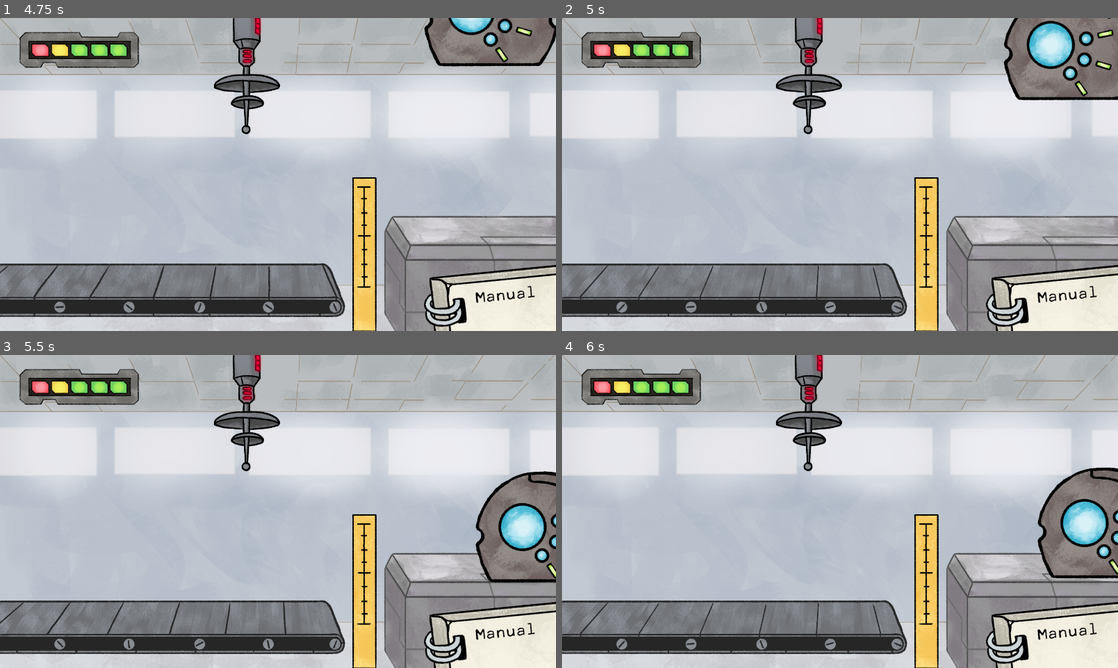
Above: before the commit, frames 1-4 (two rows, left to right).
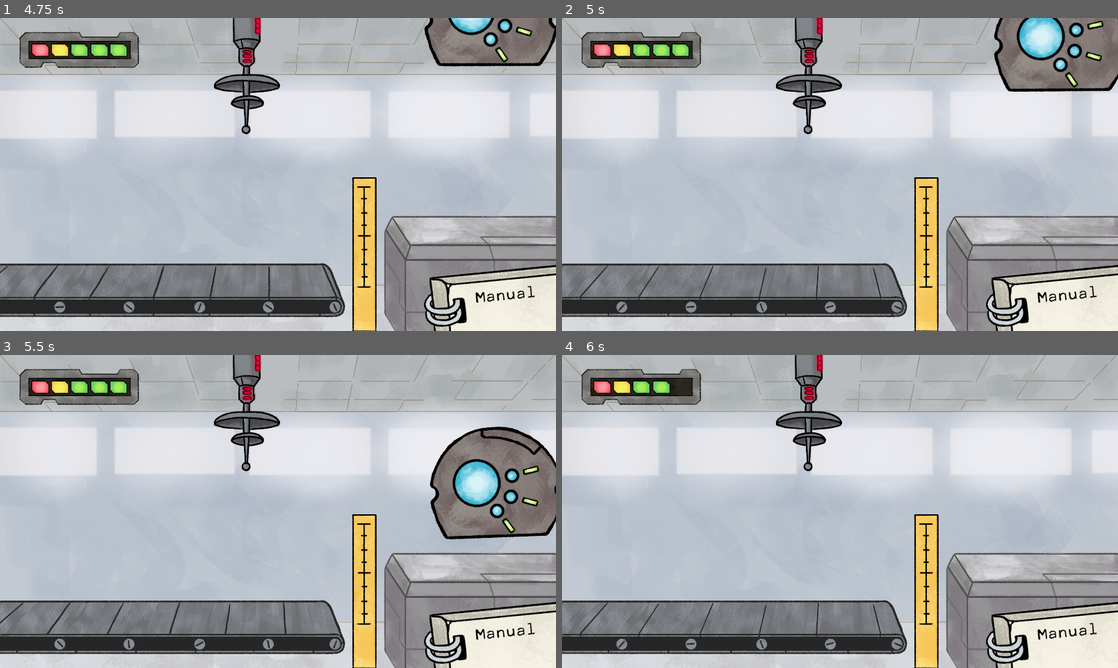
Above: after the commit, the same moments.

Repository: saadjiqbal/tip-the-scales
Game: Godot game, scene res://scenes/main_menu.tscn
Same seed, same stepped clock (60 frames per second), same inputs: the game is played once before the commit and once after it.
Inputs (mouse positions are in pixels of both pictures, inside the frame that each line leads up to):
- Up to frame 1 (4.75 s): click "start game" at 0.5 s; tap Enter (ui_accept) at 1.25, 1.35, 1.52, 1.82, 2.27, 2.3, 2.57, 3.05, 3.6, 3.77, 4.07, 4.52, 4.55 s; move the mouse to (400, 158) at 1.27 s; click (400, 158) at 1.42 s; move the mouse to (27, 237) at 2.02 s; click (27, 237) at 2.1 s; move the mouse to (333, 105) at 2.77 s; hold Right mouse button (RightClick) 2.78-3.53 s; click (333, 105) at 2.92 s; move the mouse to (250, 237) at 3.52 s; click (250, 237) at 3.67 s; move the mouse to (444, 221) at 4.27 s; press the mouse at (444, 221) at 4.28 s
- Up to frame 2 (5 s): tap Enter (ui_accept) at 4.82 s
- Up to frame 3 (5.5 s): move the mouse to (111, 464) at 5.02 s; release the mouse at (111, 464) at 5.03 s; right-click (111, 464) at 5.1 s; click (111, 464) at 5.17 s; tap Enter (ui_accept) at 5.27, 5.3 s
- Up to frame 4 (6 s): tap Enter (ui_accept) at 5.57, 5.85 s; move the mouse to (867, 511) at 5.77 s; click (867, 511) at 5.92 s

Frame 1 is identical in both runs. In frame 2, 3.5% of the frame differs, in the area x 77-100%, y 0-27%; in frame 3, 7.9%, in the area x 77-100%, y 22-73%; in frame 4, 4.5%.

Commit message:
Health bar and bug fixes

Diff:
--- a/scenes/game.tscn
+++ b/scenes/game.tscn
@@ -11,6 +11,15 @@
 [ext_resource type="PackedScene" path="res://manual.tscn" id="8_d6nrw"]
 [ext_resource type="PackedScene" uid="uid://cf8ua2wgbg8sc" path="res://scenes/pause_menu.tscn" id="9_s66rr"]
 [ext_resource type="PackedScene" uid="uid://bnom3816tvnmy" path="res://scenes/health_ui.tscn" id="11_i0i4r"]
+
+[sub_resource type="RectangleShape2D" id="RectangleShape2D_trbi2"]
+size = Vector2(2441, 100.5)
+
+[sub_resource type="RectangleShape2D" id="RectangleShape2D_c3hhp"]
+size = Vector2(91, 1036)
+
+[sub_resource type="RectangleShape2D" id="RectangleShape2D_31po2"]
+size = Vector2(124.75, 1229)
 
 [node name="Game" type="Node2D"]
 script = ExtResource("1_nx7mq")
@@ -77,4 +86,22 @@
 
 [node name="HealthUI" parent="." instance=ExtResource("11_i0i4r")]
 
+[node name="screen_barrier" type="StaticBody2D" parent="."]
+
+[node name="CollisionShape2D" type="CollisionShape2D" parent="screen_barrier"]
+position = Vector2(732, -341)
+shape = SubResource("RectangleShape2D_trbi2")
+
+[node name="CollisionShape2D4" type="CollisionShape2D" parent="screen_barrier"]
+position = Vector2(725, 1133)
+shape = SubResource("RectangleShape2D_trbi2")
+
+[node name="CollisionShape2D2" type="CollisionShape2D" parent="screen_barrier"]
+position = Vector2(1968.5, 224)
+shape = SubResource("RectangleShape2D_c3hhp")
+
+[node name="CollisionShape2D3" type="CollisionShape2D" parent="screen_barrier"]
+position = Vector2(-450, 309.5)
+shape = SubResource("RectangleShape2D_31po2")
+
 [editable path="PauseMenu"]
--- a/scripts/game.gd
+++ b/scripts/game.gd
@@ -25,6 +25,8 @@
 var randomize_scale : float
 var space_avaialable : bool
 
+var times_up : bool
+
 # Called when the node enters the scene tree for the first time.
 func _ready() -> void:
 	randomize()
@@ -48,8 +50,20 @@
 		part_number += 1
 		space_avaialable = false
 
+	if part_number == robot_01_parts.size() - 1:
+		times_up = false
+		var new_raycast = RayCast2D.new()
+		new_raycast.position = Vector2(0, 569)
+		get_tree().create_timer(1.0).timeout.connect(timer_timeout)
+		if !new_raycast.is_colliding() && times_up:
+			add_child(robot_01_parts[part_number].instantiate())
+			part_number += 1
+
 	if $RayCast2D.is_colliding() == false:
 		space_avaialable = true
+
+func timer_timeout():
+	times_up = true
 
 func check_part_number() -> void:
 	if part_number >= robot_01_parts.size():
--- a/scripts/global.gd
+++ b/scripts/global.gd
@@ -1,6 +1,7 @@
 extends Node
 
-var durability : int = 5
+var health : int
+var damage : bool
 
 
 # Called when the node enters the scene tree for the first time.
--- a/scripts/health_ui.gd
+++ b/scripts/health_ui.gd
@@ -2,9 +2,9 @@
 
 @onready var lose_screen: PackedScene =\
 	preload("res://scenes/lose_screen.tscn")
-@onready var health_sprites: Control = $HealthSprites
+@onready var health_sprites : Control = $HealthSprites
 
-var health: int = 5
+var health: int = Global.health
 
 # Free the rightmost health indicator, and load lose_screen.tscn if health == 0
 func _on_game_damage_taken():
@@ -15,6 +15,8 @@
 		health_sprites.get_child(health).queue_free()
 
 # Debug to test health loss functionality. Don't turn back on
-#func _process(_delta) -> void:
-	#if Input.is_action_just_pressed("ui_accept"):
-		#_on_game_damage_taken()
+func _process(_delta) -> void:
+	if Global.damage:
+		_on_game_damage_taken()
+		Global.damage = false
+		print(health)
--- a/scripts/scanner.gd
+++ b/scripts/scanner.gd
@@ -36,7 +36,8 @@
 			get_parent().append_array()
 			get_parent().can_appand = false
 			#Reduces the machines durability
-			Global.durability -= 1
+			Global.health -= 1
+			Global.damage = true
 
 		print(object_scale)
 		print(object_name)
Not shown: 1 places in scenes/game.tscn that only renumber resources
